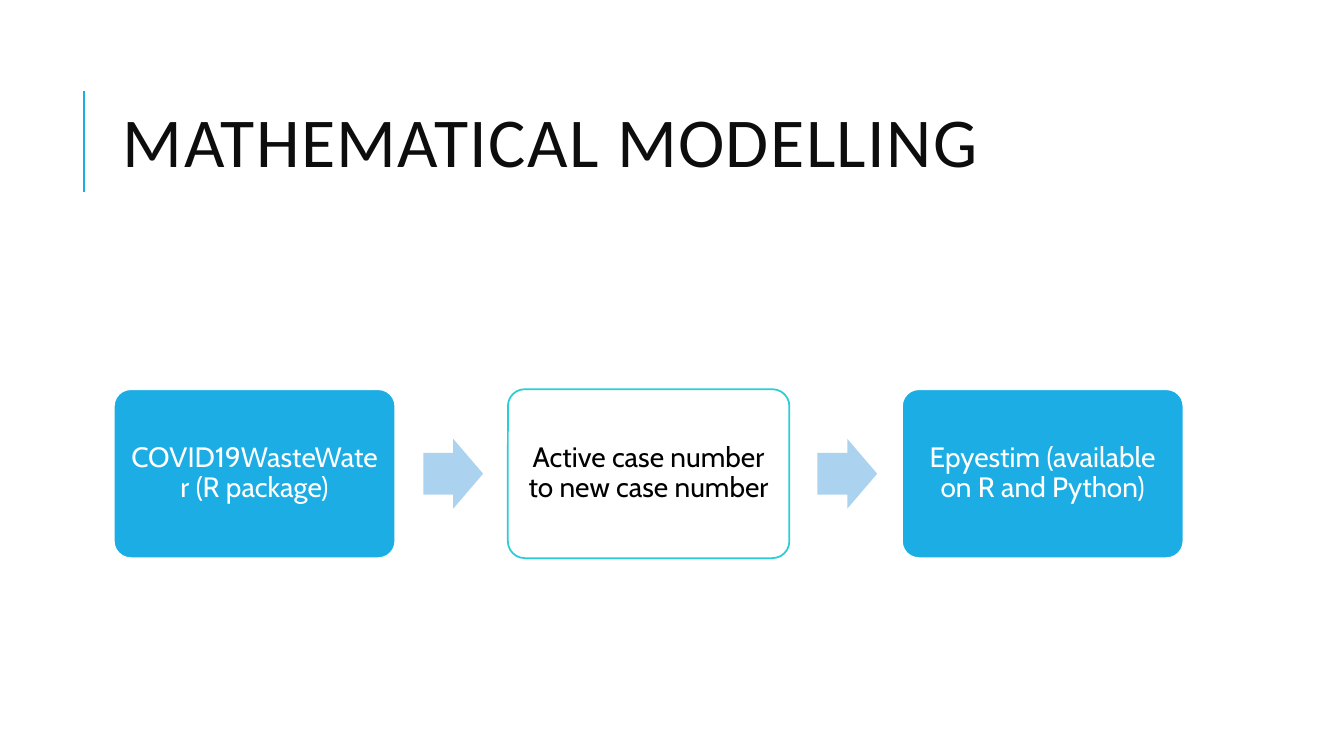
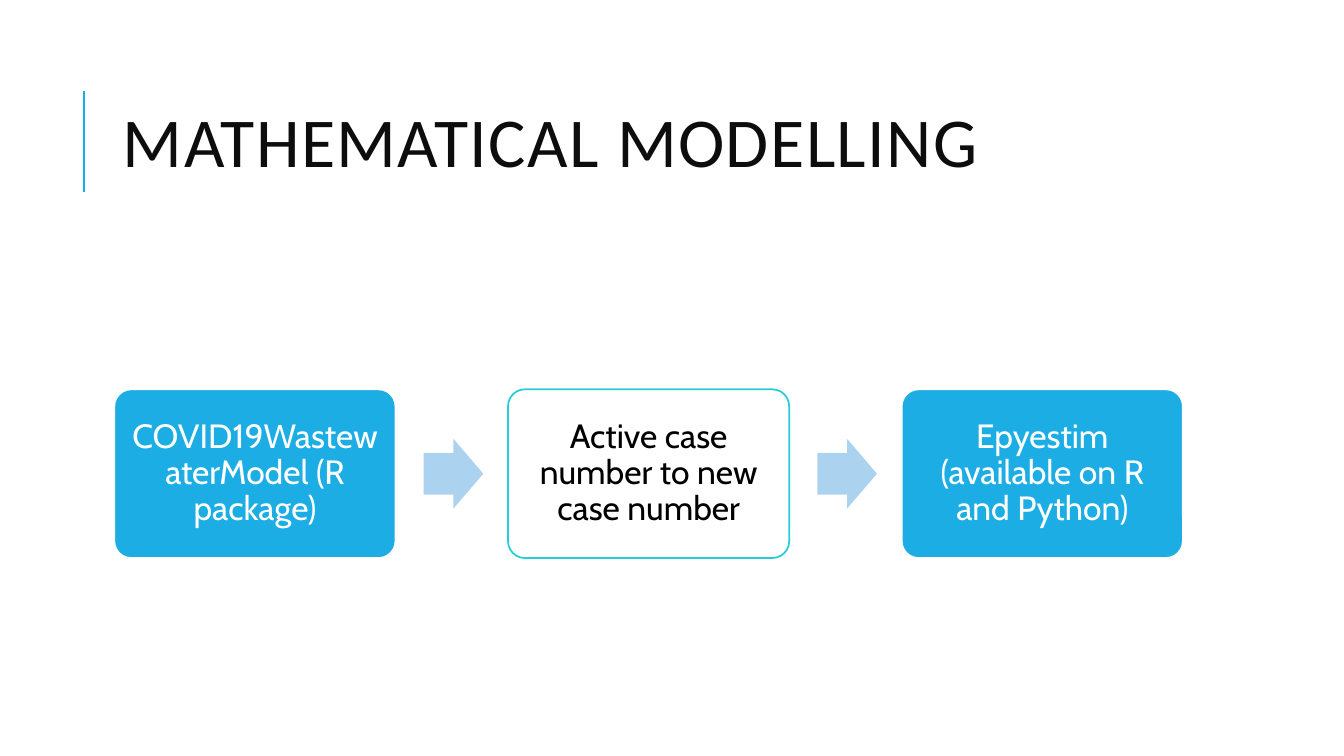
Before and after one commit to florencema1/rtestww, a slide deck: slide 5 of Presentation 1.pptx. Drawn at 1344x756 pixels with LibreOffice and Linux fonts; fonts in the diff are those of the drawing. Boxes give left, top, right and bottom in pixels: in the first picture for what was removed or moved away, otherwise in the second. Text is boxed around its words. In the diff, an @@ line names an element or a change of style, - is before the commit and + after.

```diff
--- a/Presentation 1.pptx
+++ b/Presentation 1.pptx
@@ text "Active case number to new ..." at box(540, 424, 757, 521): size 20 to 24 pt; more space between paragraphs @@
@@ text "Epyestim (available on R and ..." at box(941, 424, 1144, 528): size 20 to 24 pt; more space between paragraphs @@
@@ text at box(194, 458, 345, 529): text changed; size 20 to 24 pt @@
-COVID19WasteWater (R package)
+COVID19WastewaterModel (R package)
```
Also in this commit, not shown: 9 other slides changed, 2 slides added, 15 other files.
